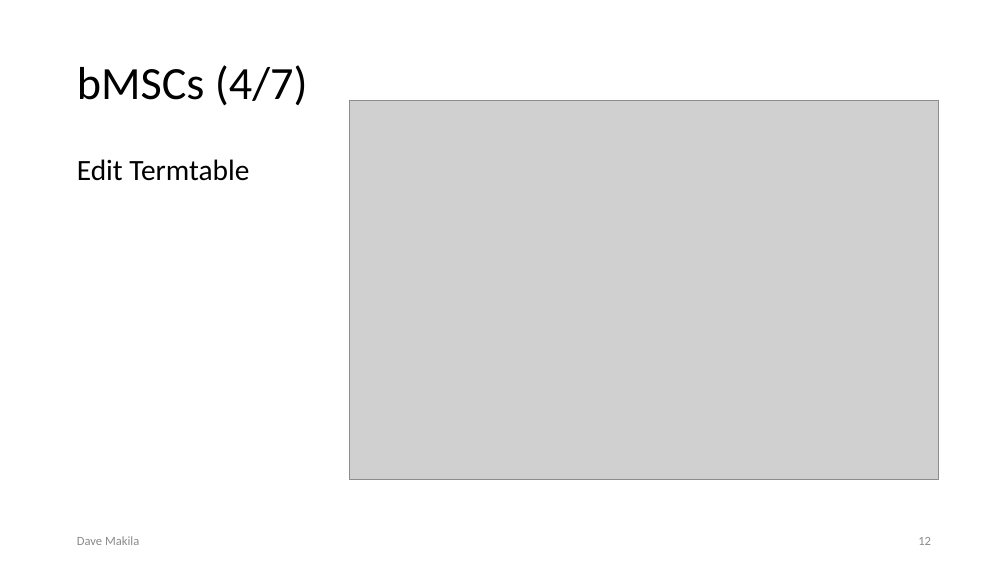
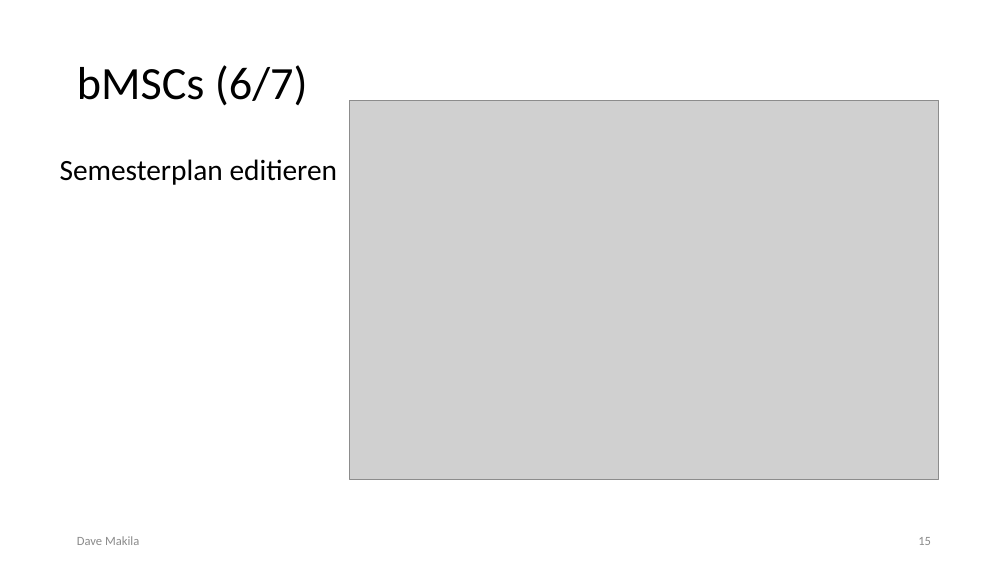
Before and after one commit to kastenfrosch/SEP, a slide deck: slide 15 of Dokumentation/Iteration2/II._Iteration_Praesentation.pptx (slide 12 before the commit). Drawn at 1008x567 pixels with LibreOffice and Linux fonts; fonts in the diff are those of the drawing; grey boxes stand for pictures. Boxes give left, top, right and bottom in pixels: in the first picture for what was removed or moved away, otherwise in the second. Text is boxed around its words. In the diff, an @@ line names an element or a change of style, - is before the commit and + after.

```diff
--- a/Dokumentation/Iteration2/II._Iteration_Praesentation.pptx
+++ b/Dokumentation/Iteration2/II._Iteration_Praesentation.pptx
@@ title at [77,65,308,106]: text changed @@
-bMSCs (4/7)
+bMSCs (6/7)
@@ text at [60,159,338,185]: text changed @@
-Edit Termtable
+Semesterplan editieren
@@ page number at [918,537,931,545]: text changed @@
-12
+15
```
Also in this commit, not shown: 9 other slides changed, 1 slide added, 1 other file.
